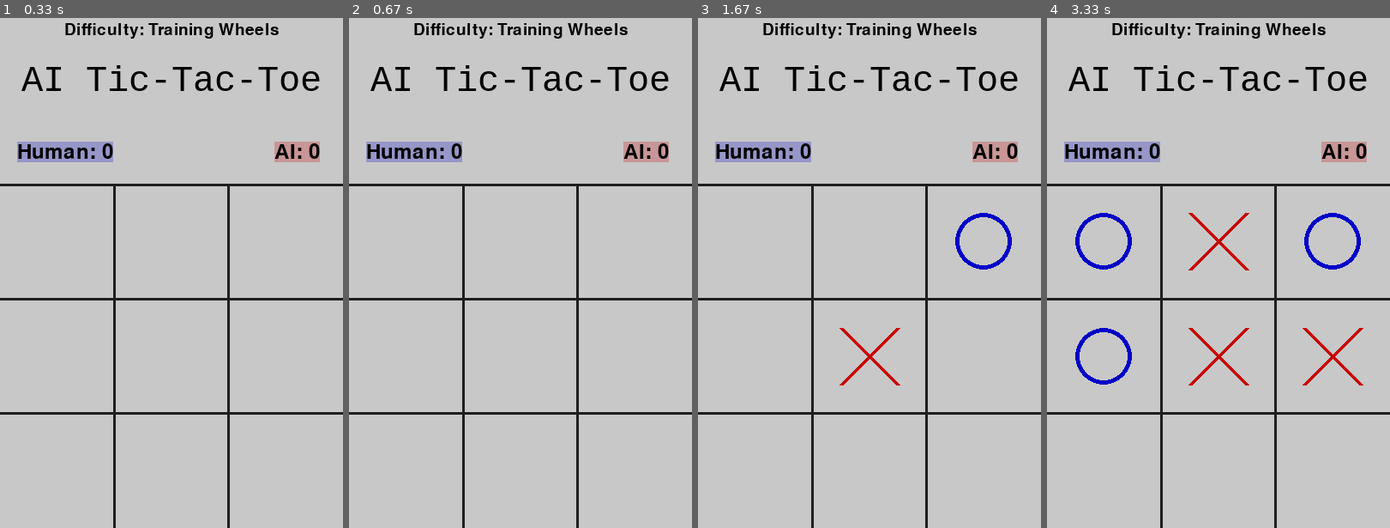
Above: before the commit, frames 1-4 (left to right).
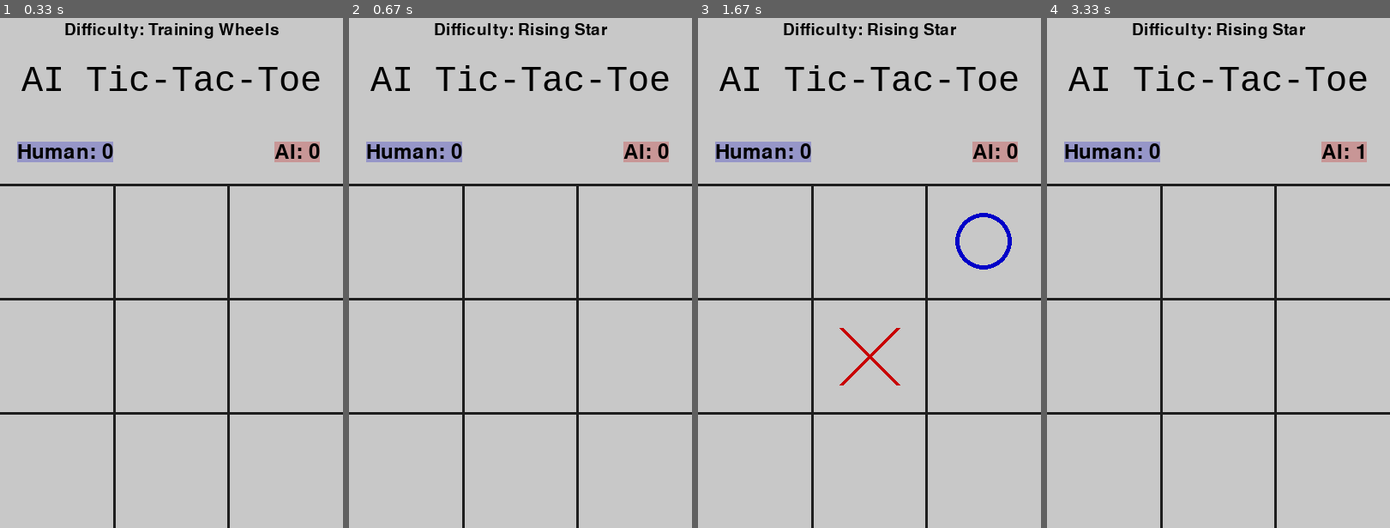
Above: after the commit, the same moments.

Repository: hiroonwijekoon/pygame-ai-tic-tac-toe-game
Game: pygame game, started from pygame-tic-tac-toe.py
Two runs of this game, one before a commit and one after it. Both use one fixed random seed, a clock stepped at 60 frames per second and the inputs below.
Inputs (mouse positions are in pixels of both pictures, inside the frame that each line leads up to):
- Up to frame 1 (0.33 s): no input
- Up to frame 2 (0.67 s): hold W from 0.33 s (still down)
- Up to frame 3 (1.67 s): release W at 0.8 s; hold S 0.83-1.13 s; click (979, 257) at 1.22 s; hold W from 1.5 s (still down)
- Up to frame 4 (3.33 s): release W at 1.87 s; click (1136, 273) at 1.95 s; hold S 2.23-2.6 s; hold W 2.63-2.93 s; move the mouse to (1112, 390) at 2.97 s; click (1112, 390) at 3.02 s; tap Enter at 3.3 s

Frame 1 is identical in both runs. In frame 2, 0.9% of the frame differs, in the area x 19-82%, y 1-5%; in frame 3, 0.9%; in frame 4, 3.0%, in the area x 8-94%, y 1-73%.

Commit message:
Implement Sound Effects

Diff:
--- a/pygame-tic-tac-toe.py
+++ b/pygame-tic-tac-toe.py
@@ -28,9 +28,17 @@
 
 TEXT_COLOR = (30, 30, 30)  # Black
 
+# Sound Effects
+mark_sfx = pygame.mixer.Sound("./sound_effects/human.mp3")
+win_sfx = pygame.mixer.Sound("./sound_effects/won.mp3")
+loss_sfx = pygame.mixer.Sound("./sound_effects/lose.mp3")
+draw_sfx = pygame.mixer.Sound("./sound_effects/draw.mp3")
+
+sound_played = False
+
 # Screen setup
 screen = pygame.display.set_mode((SCREEN_WIDTH, SCREEN_HEIGHT))
-pygame.display.set_caption("Tic Tac Toe with Heuristics + AI : M23W0307")
+pygame.display.set_caption("AI Tic-Tac-Toe")
 screen.fill(BACKGROUND_COLOR)
 
 # Tic Tac Toe board (3×3 matrix)
@@ -312,7 +320,8 @@
         board[move[0]][move[1]] = AI  # Make the best move
 
 def reset_game():
-    global game_over, winner, board, current_player, last_player
+    global game_over, winner, board, current_player, last_player, sound_played
+    sound_played = False
     game_over = False
     winner = None
     board = [["" for _ in range(3)] for _ in range(3)]
@@ -324,7 +333,7 @@
     last_player = current_player # Update last player to the current player
 
 def main_loop():
-    global running, game_over, current_player, winner, human_score, ai_score, last_player
+    global running, game_over, current_player, winner, human_score, ai_score, last_player, sound_played, difficulty_level
 
 
     clock = pygame.time.Clock()  # Create a clock object
@@ -343,6 +352,15 @@
                     pygame.quit()
                     sys.exit()
 
+                if event.key == K_w: #increase difficulty
+                    if difficulty_level<3:
+                        difficulty_level+=1
+
+                if event.key == K_s: #decrease difficulty
+                    if difficulty_level>1:
+                        difficulty_level-=1
+
+
                 if event.key == pygame.K_RETURN and game_over: # Handle enter key press -> start next round
                     reset_game()
 
@@ -355,6 +373,7 @@
 
                 # Check if this is a valid move - it must be an empty cell
                 if 0 <= clicked_row < 3 and 0 <= clicked_col < 3 and board[clicked_row][clicked_col] == "": #making sure it takes inputs only from the board area
+                    mark_sfx.play()
                     board[clicked_row][clicked_col] = HUMAN
                     if check_win(HUMAN):
                         game_over = True
@@ -392,10 +411,19 @@
             # Render Winner
             if winner == AI:
                 winner_text = font.render("AI Player Won!!", True, TEXT_COLOR)
+                if sound_played==False:
+                    loss_sfx.play()
+                    sound_played=True
             elif winner == HUMAN:
                 winner_text = font.render("You Won!", True, TEXT_COLOR)
+                if sound_played==False:
+                    win_sfx.play()
+                    sound_played=True
             elif winner=="Draw":
                 winner_text = font.render("Draw!", True, TEXT_COLOR)
+                if sound_played==False:
+                    draw_sfx.play()
+                    sound_played=True
 
             instruction_text = font.render("Press enter to continue", True, TEXT_COLOR)
 
Not shown, added: sound_effects/.DS_Store
Not shown, added: sound_effects/draw.mp3
Not shown, added: sound_effects/human.mp3
Not shown, added: sound_effects/lose.mp3
Not shown, added: sound_effects/won.mp3
